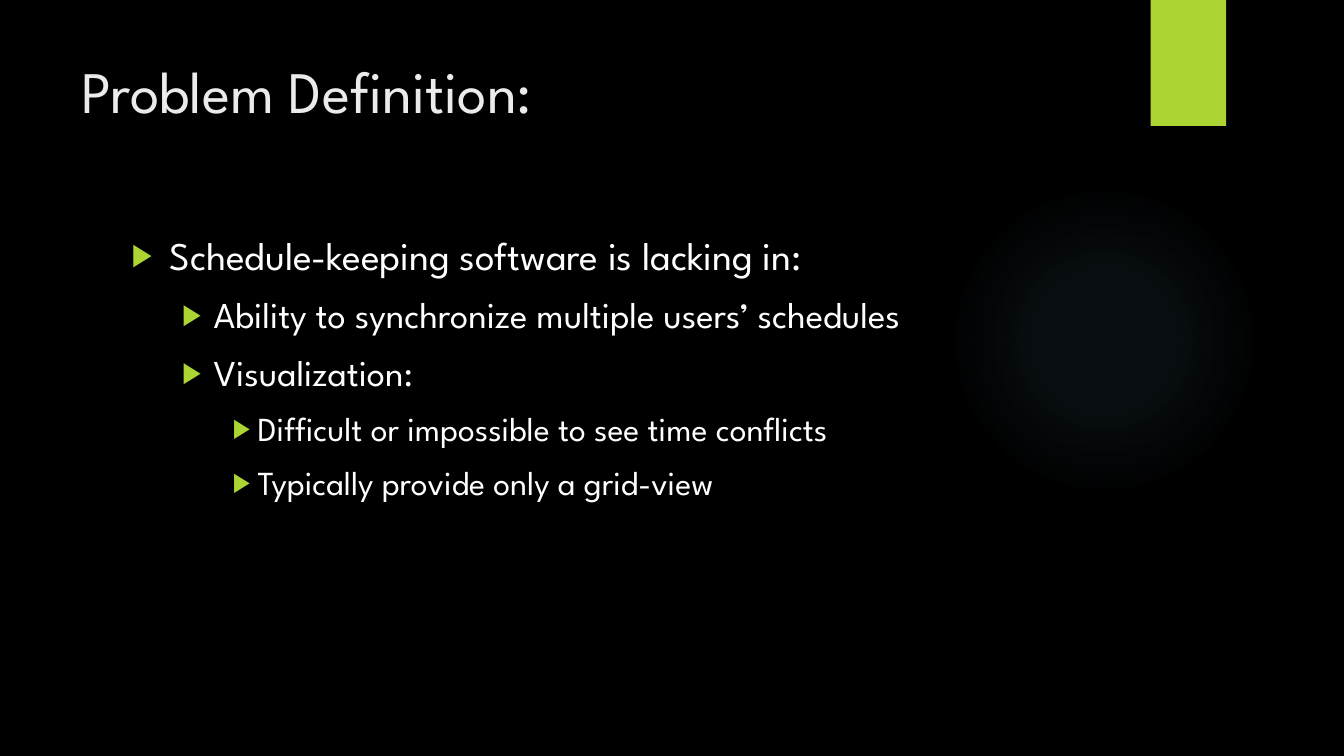
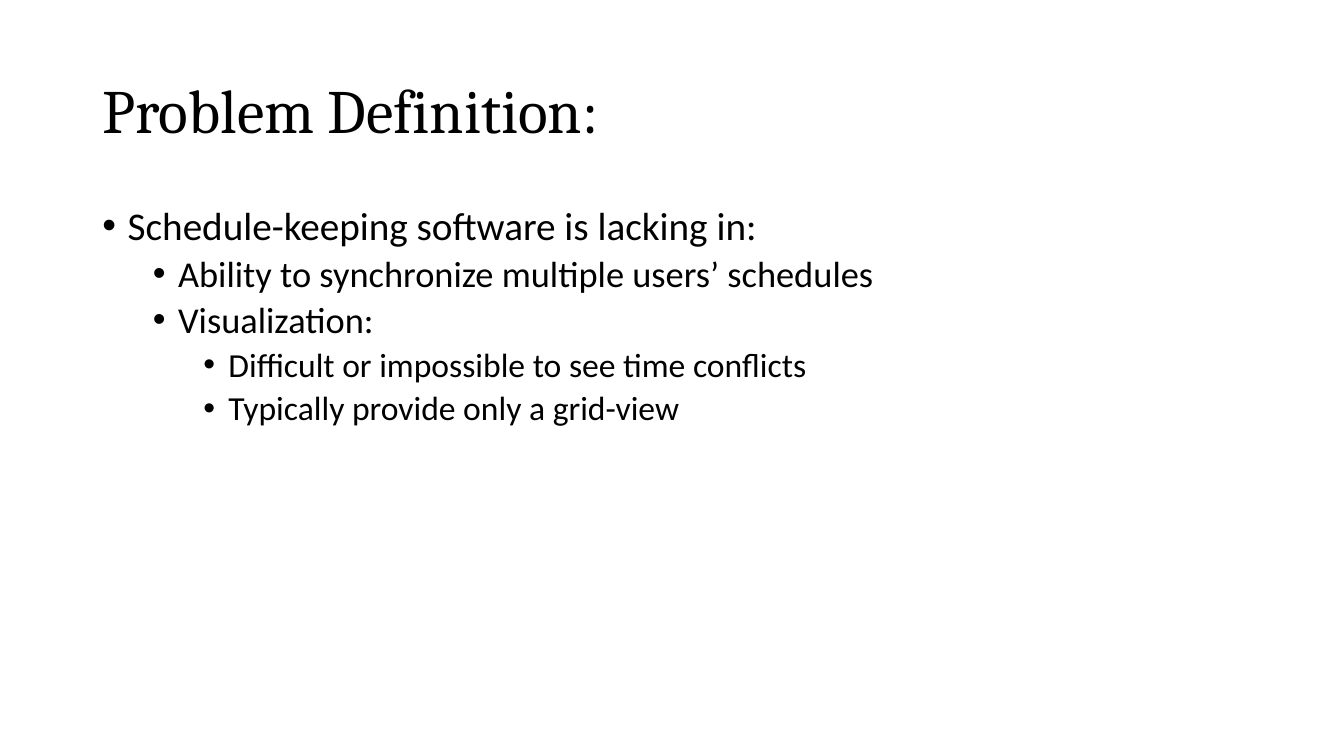
Before and after one commit to cewrobel/Colt_Timeline, a slide deck: slide 2 of presentation/Timeline_Design.pptx. Drawn at 1344x756 pixels with LibreOffice and Linux fonts; fonts in the diff are those of the drawing; background and template pictures are left out. Boxes give left, top, right and bottom in pixels: in the first picture for what was removed or moved away, otherwise in the second. Text is boxed around its words. In the diff, an @@ line names an element or a change of style, - is before the commit and + after.

Commit message:
format change to design ppt

```diff
--- a/presentation/Timeline_Design.pptx
+++ b/presentation/Timeline_Design.pptx
@@ background picture (left out) to #FFFFFF @@
@@ rectangle removed at box(1150, 0, 1226, 126) @@
@@ title "Problem Definition:": place and size @@
-title "Problem Definition:" at box(81, 72, 532, 114)
+title "Problem Definition:" at box(102, 89, 599, 134)
@@ title "Problem Definition:" at box(102, 89, 599, 134): size 42 to 44 pt, font League Spartan to Cambria, text colour #EBEBEB to #000000; line spacing 1 to 0.9; vertical alignment top to middle @@
@@ text "Schedule-keeping software is lacking in:": place and size @@
-text "Schedule-keeping software is lacking in:" at box(170, 242, 900, 503)
+text "Schedule-keeping software is lacking in:" at box(128, 212, 873, 426)
@@ text "Schedule-keeping software is lacking in:" at box(128, 212, 873, 426): font League Spartan to Calibri, text colour #FFFFFF to #000000; bullet ▶ to •; line spacing 1 to 0.9; less space between paragraphs @@
@@ ellipse removed at box(949, 185, 1259, 495) @@
```
Also in this commit, not shown: 6 other slides changed.
